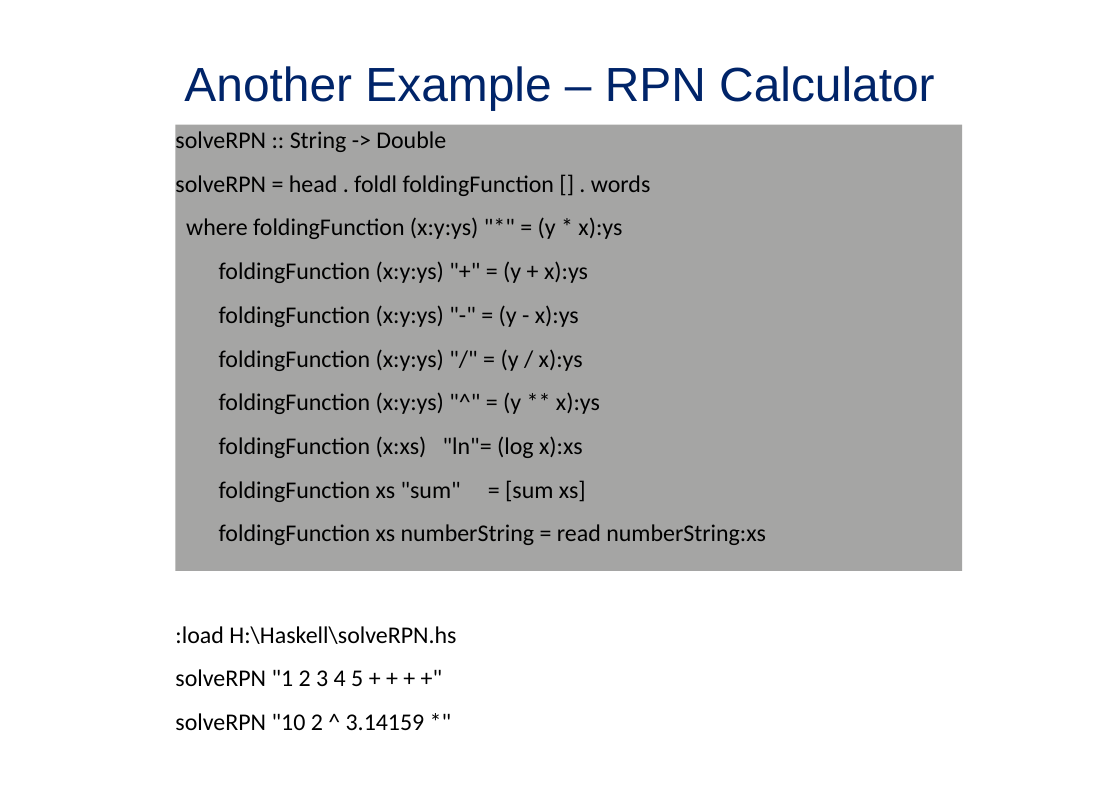
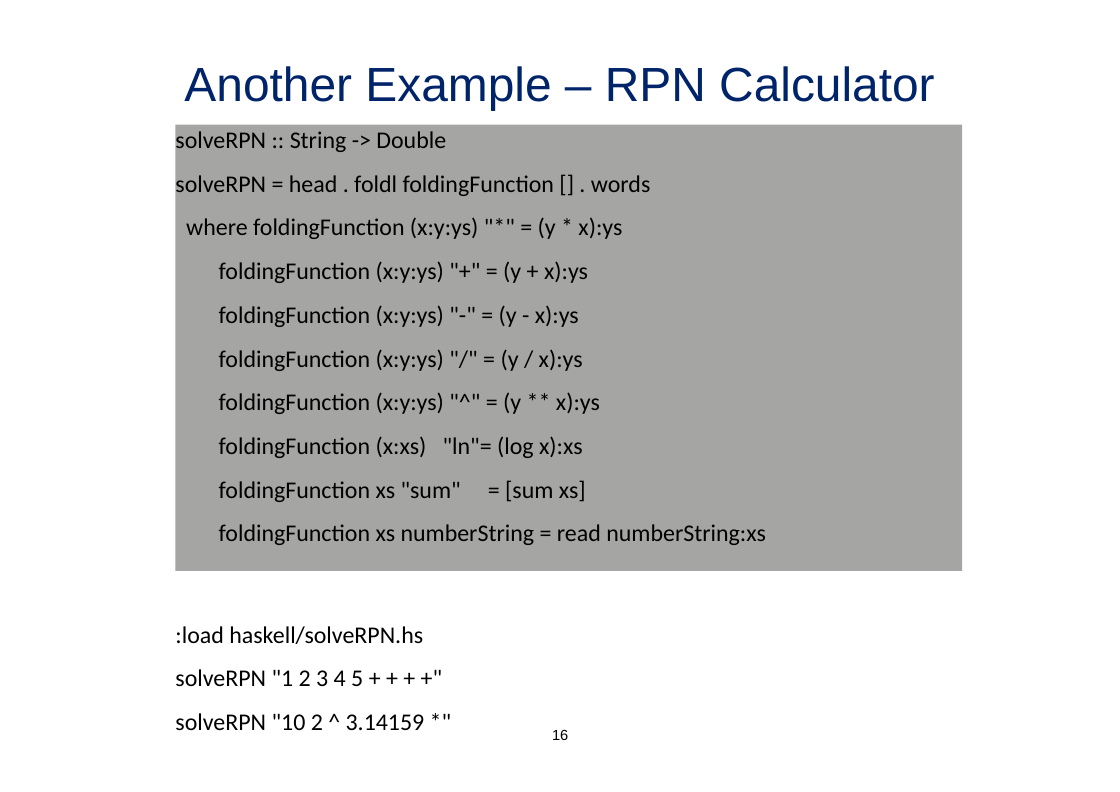
Before and after one commit to pavoni/fptalk, a slide deck: slide 16 of Functional Programming - a beginners experience - v0 52.ppt. Drawn at 1120x792 pixels with LibreOffice and Linux fonts; fonts in the diff are those of the drawing; background and template pictures are left out. Boxes give left, top, right and bottom in pixels: in the first picture for what was removed or moved away, otherwise in the second. Text is boxed around its words. In the diff, an @@ line names an element or a change of style, - is before the commit and + after.

Commit message:
WIP Update - remove RBS example add primes.

```diff
--- a/Functional Programming - a beginners experience - v0 52.ppt
+++ b/Functional Programming - a beginners experience - v0 52.ppt
@@ text at (175, 626, 423, 644): text changed @@
-:load H:\Haskell\solveRPN.hs
+:load haskell/solveRPN.hs
@@ page number at (552, 729, 568, 740): font Times New Roman to Arial, text colour #FFFFFF to #000000; indent changed @@
```
Also in this commit, not shown: 18 other slides changed, 1 slide added, 1 slide removed, 1 other file.
